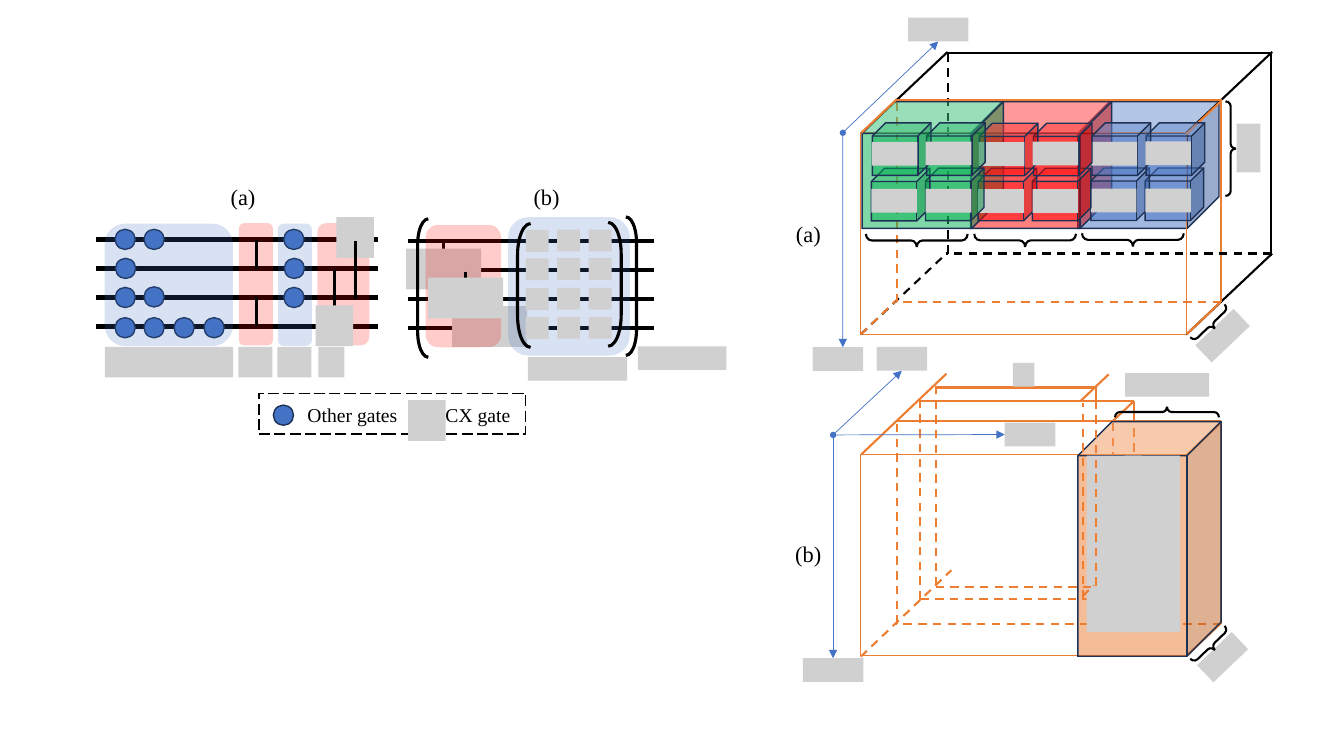
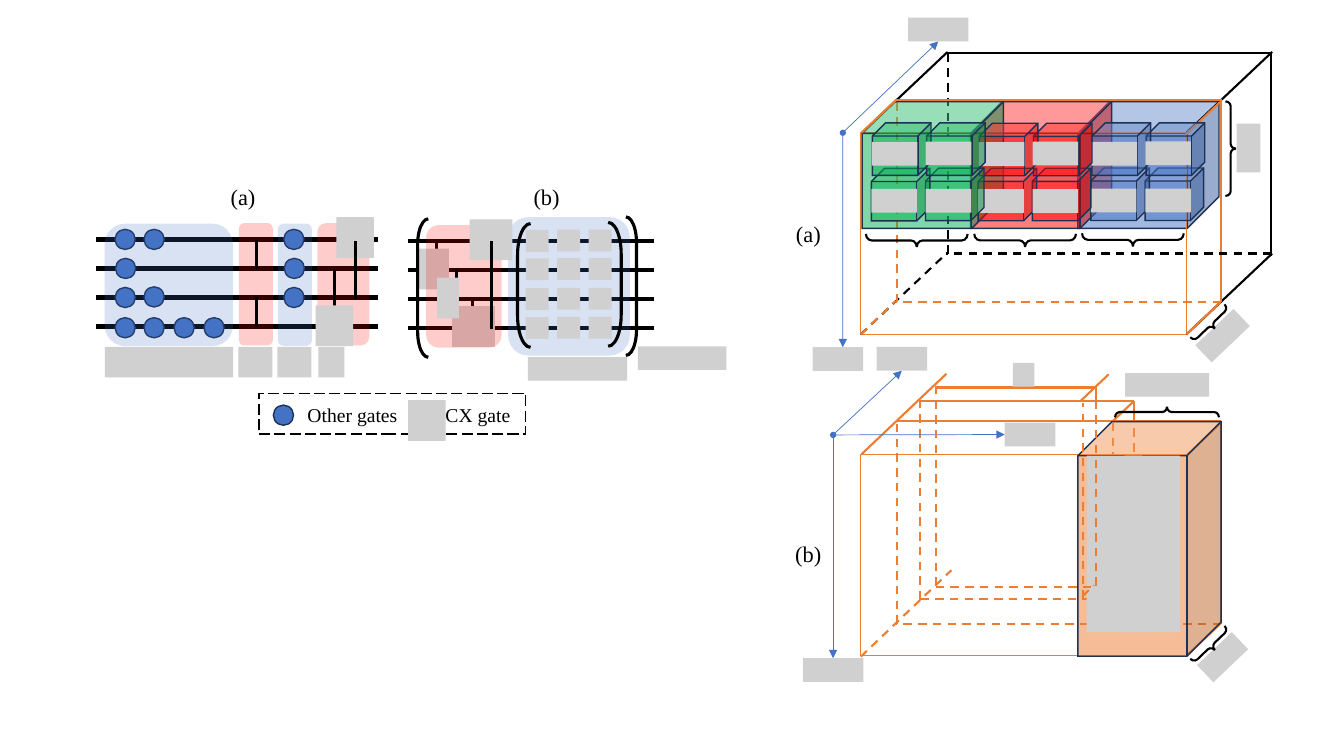
Before and after one commit to NAIST-Archlab/qimax-soft, a slide deck: slide 2 of images/draw.pptx. Drawn at 1344x756 pixels with LibreOffice and Linux fonts; fonts in the diff are those of the drawing; grey boxes stand for pictures; background and template pictures are left out. Boxes give left, top, right and bottom in pixels: in the first picture for what was removed or moved away, otherwise in the second. Text is boxed around its words. In the diff, an @@ line names an element or a change of style, - is before the commit and + after.

```diff
--- a/images/draw.pptx
+++ b/images/draw.pptx
@@ picture added at bbox=[470, 220, 512, 260] @@
@@ picture: place and size @@
-picture at bbox=[406, 249, 481, 289]
+picture at bbox=[418, 249, 450, 289]
@@ line moved from (444, 243) - (444, 272) to (437, 241) - (437, 271) @@
@@ line added from (492, 241) to (492, 329), #000000 2.25 pt @@
@@ picture: place and size @@
-picture at bbox=[429, 277, 503, 318]
+picture at bbox=[438, 277, 460, 318]
@@ line moved from (466, 271) - (466, 301) to (457, 270) - (457, 300) @@
@@ line moved from (490, 300) - (490, 330) to (473, 299) - (473, 330) @@
@@ picture: place and size @@
-picture at bbox=[452, 307, 526, 347]
+picture at bbox=[452, 307, 494, 347]
```
Also in this commit, not shown: 3 other files.
